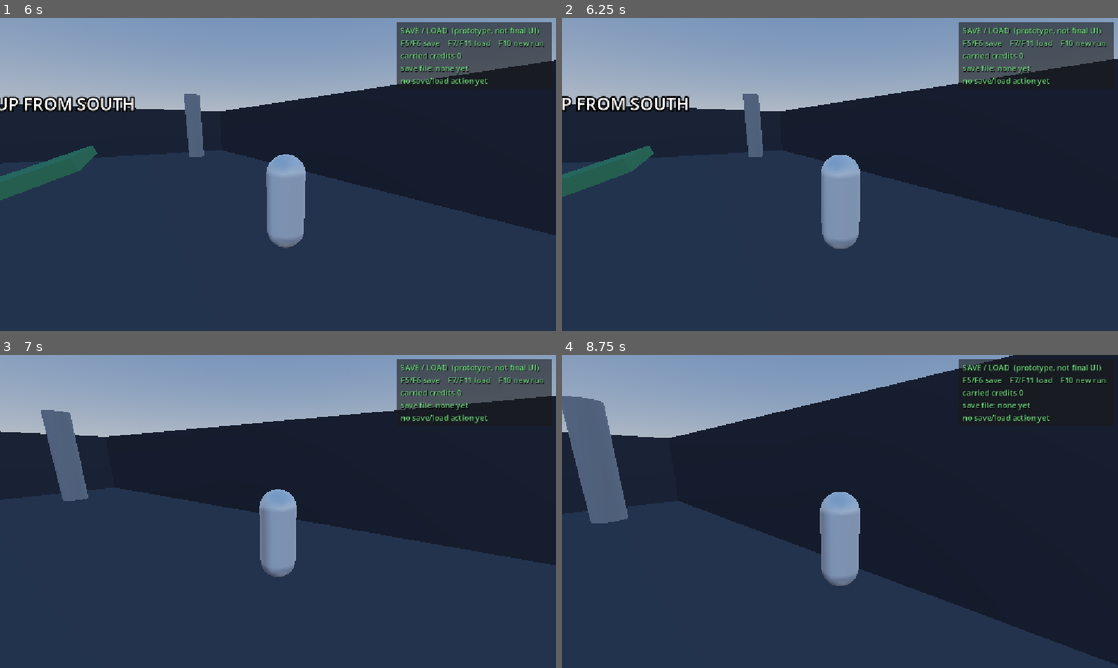
Above: before the commit, frames 1-4 (two rows, left to right).
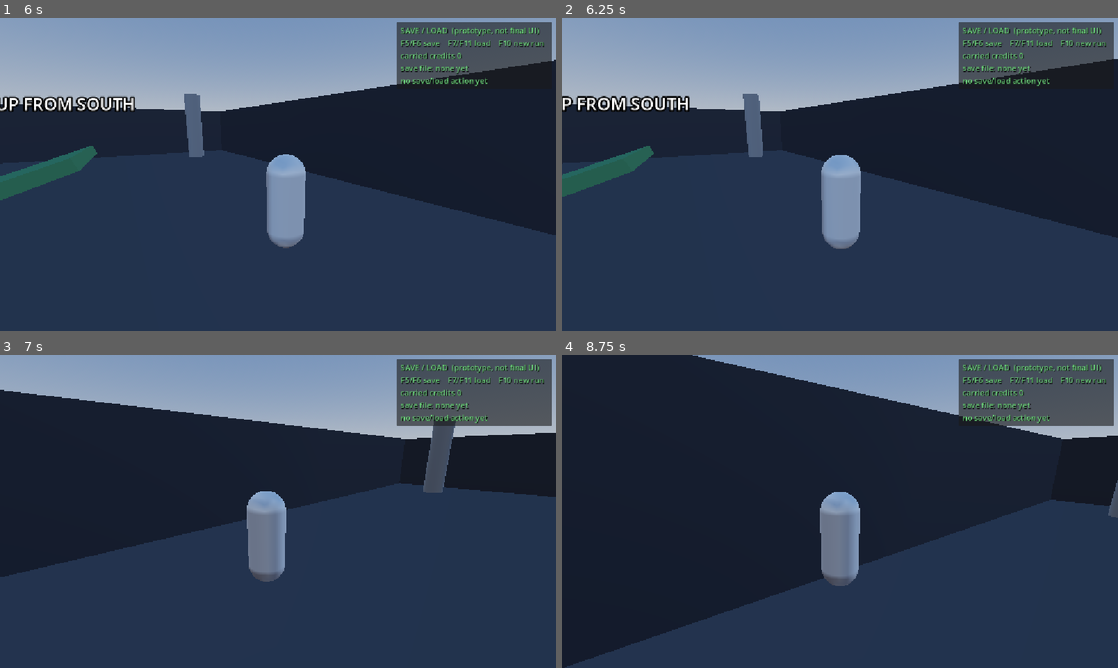
Above: after the commit, the same moments.

Repository: thom-baum/CascadiaPrototype2
Game: Godot game, scene res://scenes/diagnostics/focus_input_routing_probe_debug.tscn
Two runs of this game, one before a commit and one after it. Both use one fixed random seed, a clock stepped at 60 frames per second and the inputs below. This scene is started directly instead of the project's main scene.
Inputs (mouse positions are in pixels of both pictures, inside the frame that each line leads up to):
- Up to frame 1 (6 s): tap Enter at 0.5, 5 s; move the mouse to (305, 174) at 0.52 s; hold W (move_forward) 0.53-5.78 s; tap R (critical) at 0.6 s; click (305, 174) at 0.67 s; move the mouse to (250, 174) at 1.27 s; tap Space (dodge) at 1.35, 2.75, 5.75 s; click (250, 174) at 1.42 s; move the mouse to (289, 168) at 2.02 s; right-click (289, 168) at 2.1 s; click (289, 168) at 2.17 s; move the mouse to (272, 180) at 2.77 s; tap E (interact) at 2.85 s; click (272, 180) at 2.92 s; move the mouse to (316, 177) at 3.52 s; click (316, 177) at 3.6 s; tap F1 (toggle_debug_overlay) at 4.15 s; move the mouse to (233, 171) at 4.27 s; tap Tab (lock_on) at 4.35 s; click (233, 171) at 4.42 s; tap Escape (ui_cancel) at 4.9 s; move the mouse to (283, 174) at 5.02 s; tap Q (parry) at 5.1 s; click (283, 174) at 5.17 s; move the mouse to (255, 168) at 5.77 s; hold D (move_right) from 5.78 s (still down); tap F (quick_item) at 5.85 s; click (255, 168) at 5.92 s
- Up to frame 2 (6.25 s): keep holding D (move_right)
- Up to frame 3 (7 s): move the mouse to (305, 511) at 6.52 s; release D (move_right) at 6.53 s; hold W (move_forward) from 6.53 s (still down); tap Shift (sprint) at 6.6 s; click (305, 511) at 6.67 s
- Up to frame 4 (8.75 s): keep holding W (move_forward); move the mouse to (812, 511) at 7.27 s; tap K at 7.35 s; click (812, 511) at 7.42 s; move the mouse to (851, 505) at 8.02 s; tap R (critical) at 8.1 s; click (851, 505) at 8.17 s

Frame 1 is identical in both runs. In frame 2, 0.5% of the frame differs, in the area x 0-100%, y 13-74%; in frame 3, 26%; in frame 4, 49%, in the area x 0-100%, y 0-100%.

Commit message:
Measure Escape recovery and the look-consumption contract

Diff:
--- a/scripts/diagnostics/focus_input_routing_probe_debug.gd
+++ b/scripts/diagnostics/focus_input_routing_probe_debug.gd
@@ -43,6 +43,10 @@
 ## Godot key constants, named so the injected events read clearly.
 const KEY_W := 87
 const KEY_SPACE := 32
+## Escape - Godot's built-in `ui_cancel`, and the ONLY input that releases the cursor on purpose.
+## A player release is a DIFFERENT branch from a host-dropped pointer lock, so it is measured
+## separately: see PHASE 5.
+const KEY_ESCAPE := 4194305
 const MOUSE_LEFT := 1
 
 ## Durable transcript, its own file so it cannot overwrite the save/load contract probe's evidence.
@@ -323,6 +327,91 @@
 			% ("none" if focus_owner == null else String((focus_owner as Node).name)))
 
 	_check_no_pause("PHASE 4")
+
+	# --- PHASE 5: ESCAPE, and the ONE-CONSUMER look contract ---------------------------
+	# Escape is the player's OWN release, and it is NOT the state PHASE 3b produces. There the host
+	# dropped the pointer lock while the capture INTENT stayed on, so the game was still trying to
+	# hold the cursor. Here `set_mouse_look(false)` clears the intent as well, which means the game
+	# must leave the cursor ALONE - not re-take it on the next frame - until the player asks for it
+	# back. Nothing measured that branch before, and it is the user's first listed edge case.
+	_say("[FOCUS] --- PHASE 5: Escape releases the cursor, and the look-consumption contract ---")
+
+	# 5a. THE LOOK CONTRACT, measured at the layer instead of inferred from the camera.
+	#
+	# `get_look_delta()` CONSUMES the pending motion so that exactly ONE gameplay consumer per frame
+	# can spend it, and `peek_look_delta()` is the display-only read the debug overlay uses. Two
+	# readers of one consuming accessor is precisely the defect that killed mouse look - the overlay
+	# ran first and the camera always read zero - so this invariant is worth measuring directly.
+	#
+	# The rig is silenced for it: the camera is the legitimate consumer, and letting it run would
+	# spend the delta before the contract could be read.
+	var rig_was_processing := _rig.can_process()
+	_rig.set_process(false)
+	_input.get_look_delta()
+	_mouse_motion(Vector2(240.0, 0.0))
+	await _frames(3)
+	var peek_first := _input.peek_look_delta()
+	var peek_second := _input.peek_look_delta()
+	_say("[FOCUS] LOOK CONTRACT: the display read returned %s, then %s"
+		% [str(peek_first), str(peek_second)])
+	_check(peek_first.length() > 0.0001,
+		"LOOK CONTRACT: a display read SEES the pending delta (%.4f) - the overlay can still observe it"
+			% peek_first.length())
+	_check(peek_second == peek_first,
+		"LOOK CONTRACT: the display read does NOT consume it (%.4f read twice)"
+			% peek_second.length())
+	var spent := _input.get_look_delta()
+	_check(spent == peek_first,
+		"LOOK CONTRACT: the consuming accessor returns that same pending delta (%.4f)"
+			% spent.length())
+	_check(_input.get_look_delta() == Vector2.ZERO,
+		"LOOK CONTRACT: the consuming accessor SPENDS it - a second read is ZERO")
+	_rig.set_process(rig_was_processing)
+
+	# 5b. ESCAPE itself. The reads are SYNCHRONOUS (flush, no `await`) so the state measured is the
+	# one Escape produced, not one the next frame's reconciliation has had a chance to alter.
+	var attacks_before_escape := _attacks()
+	_key(KEY_ESCAPE, true)
+	Input.flush_buffered_events()
+	_say("[FOCUS] after Escape: mouse=%d look_intent=%s"
+		% [Input.mouse_mode, str(_input.mouse_look_enabled)])
+	_check(not _input.mouse_look_enabled,
+		"ESCAPE: the capture INTENT is OFF - Escape owns the intent, not focus")
+	_check(Input.mouse_mode == Input.MOUSE_MODE_VISIBLE,
+		"ESCAPE: the cursor is RELEASED (mode=%d)" % Input.mouse_mode)
+	_key(KEY_ESCAPE, false)
+	Input.flush_buffered_events()
+
+	# A free cursor must not be able to turn the camera. Measured at the rig, so this is the effect
+	# and not just the accumulator: the reported failure was exactly a camera that kept turning.
+	var escaped_turn := await _look_motion_degrees()
+	_say("[FOCUS] ESCAPE look: yaw changed %.4f deg while the capture intent was OFF" % escaped_turn)
+	_check(escaped_turn < 0.0001,
+		"ESCAPE: mouse motion does NOT turn the camera while the cursor is free (%.4f deg)"
+			% escaped_turn)
+
+	# 5c. The click that asks for the window back. SYNCHRONOUS, for the same reason as PHASE 3b: the
+	# recovery that matters is the one made INSIDE the click's own call stack.
+	_mouse_button(MOUSE_LEFT, true)
+	Input.flush_buffered_events()
+	var escape_capture := Input.mouse_mode
+	var escape_intent := _input.mouse_look_enabled
+	var escape_suppressed := bool(_input.get("_suppress_presses"))
+	_mouse_button(MOUSE_LEFT, false)
+	Input.flush_buffered_events()
+	_check(escape_capture == Input.MOUSE_MODE_CAPTURED,
+		"ESCAPE: the CLICK re-took the cursor (mode=%d)" % escape_capture)
+	_check(escape_intent, "ESCAPE: the click restored the capture INTENT")
+	_check(escape_suppressed,
+		"ESCAPE: that click is SUPPRESSED as a swing - it asked for the window, not an attack")
+	await _frames(ATTACK_FRAMES)
+	_check(_attacks() == attacks_before_escape,
+		"ESCAPE: the recovering click did NOT start an attack (attacks %d -> %d)"
+			% [attacks_before_escape, _attacks()])
+	_check(await _measure_look("ESCAPE-RETURN"),
+		"ESCAPE-RETURN: mouse look works again after the player clicks back in")
+	_measure_focused_state("ESCAPE-RETURN")
+
 	_report()
 
 
Not shown, changed: _focus_probe_report.txt
Not shown, changed: _mouse_look_report.txt
Not shown, changed: .summer/plans/CASCADIA_MILESTONE_ROADMAP.md
Not shown, changed: CASCADIA_DELETION_MANIFEST.md
